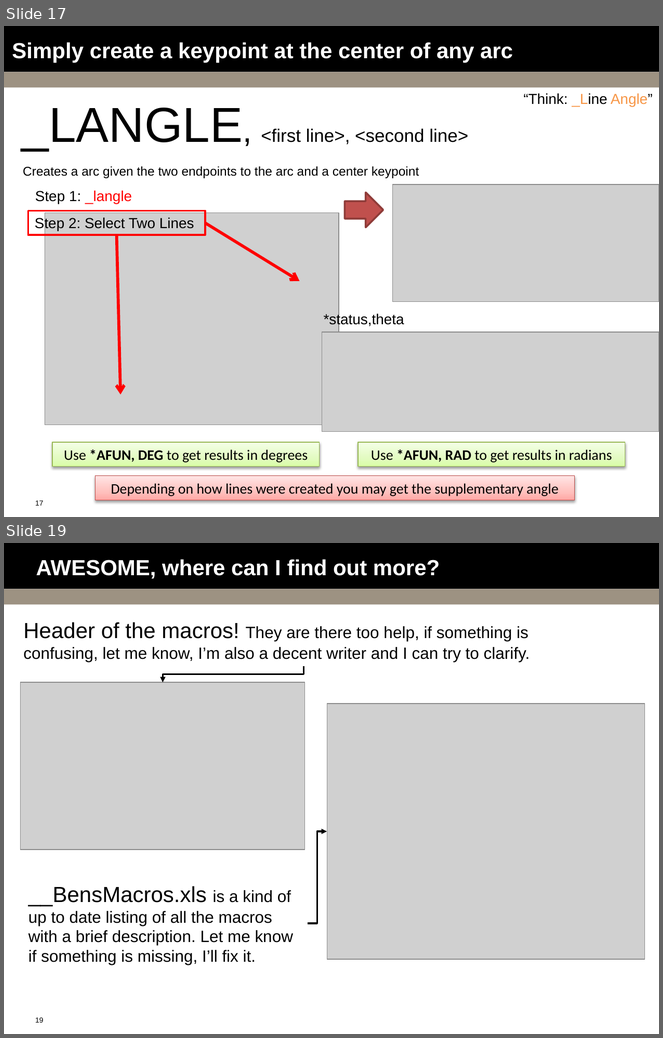
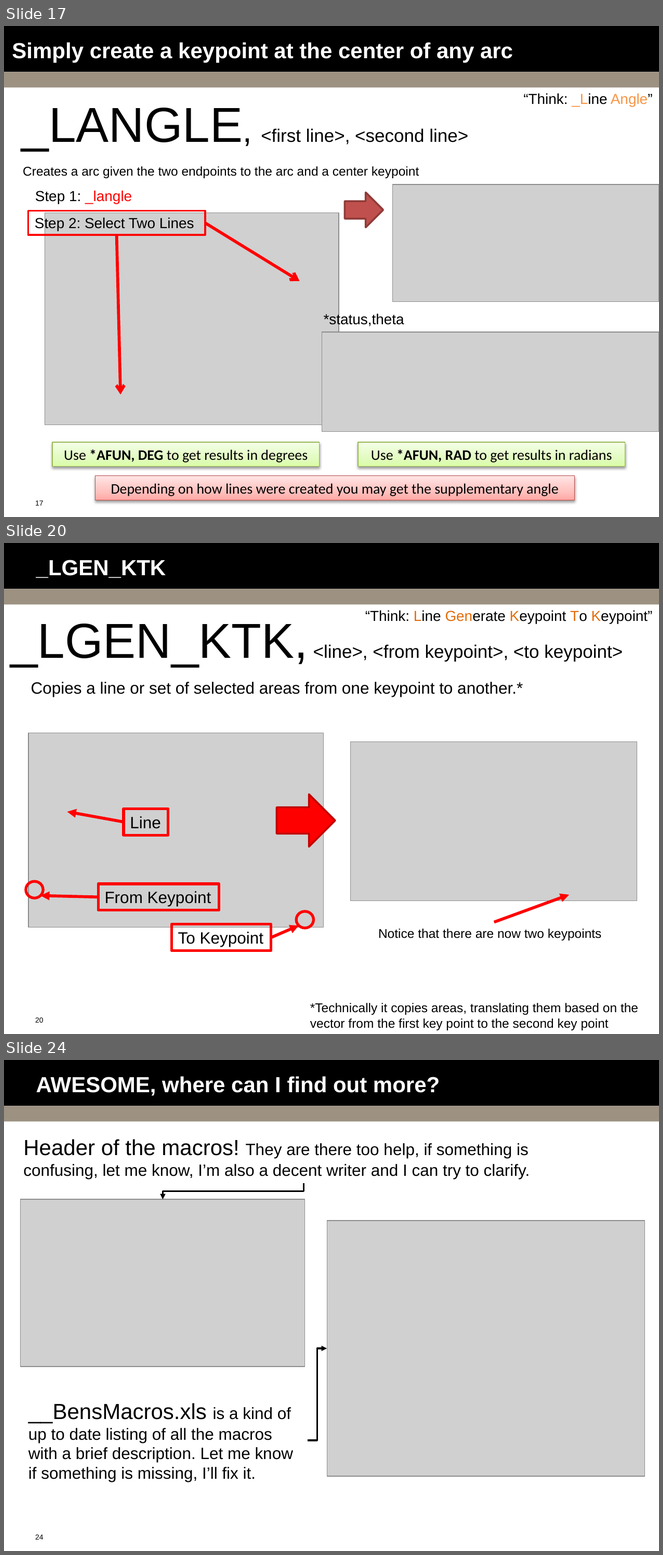
Before and after one commit to bguest/ansys-macros, a slide deck: Macro-Mania.pptx. Shown one above the other, each under a label of ours: slides 17 and 19 before the commit, slides 17, 20 and 24 after it; the slides between them are not shown. The pictures are 663x1038 and 663x1555 pixels, drawn with LibreOffice and Linux fonts; fonts in the diff are those of the drawing; grey boxes stand for pictures; background and template pictures are left out. Boxes give left, top, right and bottom in pixels: in the first picture for what was removed or moved away, otherwise in the second. Text is boxed around its words. In the diff, an @@ line names an element or a change of style, - is before the commit and + after.

```diff
--- a/Macro-Mania.pptx
+++ b/Macro-Mania.pptx
@@ slide 20 added at (4, 543, 659, 1034), background #FFFFFF; not listed: 3 template elements that a slide beside it also shows @@
@@ title added at (36, 560, 166, 578), 24 pt, text #FFFFFF, bold @@
+_LGEN_KTK
@@ text added at (365, 610, 653, 624), 16 pt, text #000000 @@
+“Think: Line Generate Keypoint To Keypoint”
@@ text added at (10, 624, 623, 667), 20 pt, text #000000 @@
+_LGEN_KTK, <line>, <from keypoint>, <to keypoint>
@@ text added at (31, 682, 523, 697), 18 pt, text #000000 @@
+Copies a line or set of selected areas from one keypoint to another.*
@@ picture added at (28, 733, 323, 928) @@
@@ picture added at (351, 742, 637, 901) @@
@@ right arrow added at (276, 795, 336, 847), fill #FF0000, outline #C00000 2 pt @@
@@ arrow added from (124, 822) to (67, 812), #FF0000 3.25 pt @@
@@ rectangle added at (124, 809, 168, 835), outline #FF0000 3 pt, 18 pt, text #000000 @@
+Line
@@ ellipse added at (26, 882, 42, 898), outline #FF0000 3 pt @@
@@ rectangle added at (98, 884, 219, 911), outline #FF0000 3 pt, 18 pt, text #000000 @@
+From Keypoint
@@ arrow added from (98, 898) to (41, 896), #FF0000 3.25 pt @@
@@ arrow added from (494, 923) to (569, 895), #FF0000 3.25 pt @@
@@ ellipse added at (296, 912, 313, 928), outline #FF0000 3 pt @@
@@ rectangle added at (172, 924, 271, 951), outline #FF0000 3 pt, 18 pt, text #000000 @@
+To Keypoint
@@ arrow added from (271, 938) to (299, 926), #FF0000 3.25 pt @@
@@ text added at (378, 929, 602, 941), 14 pt, text #000000 @@
+Notice that there are now two keypoints
@@ text added at (310, 1003, 638, 1031), 14 pt, text #000000 @@
+*Technically it copies areas, translating them based on the vector from the first key point to the second key point
@@ what was slide 19 is now slide 24 @@
@@ page number at (35, 1535, 44, 1540): text changed @@
-19
+24
```
Also in this commit, not shown: 1 slide changed, 4 other slides added, 4 other files.
